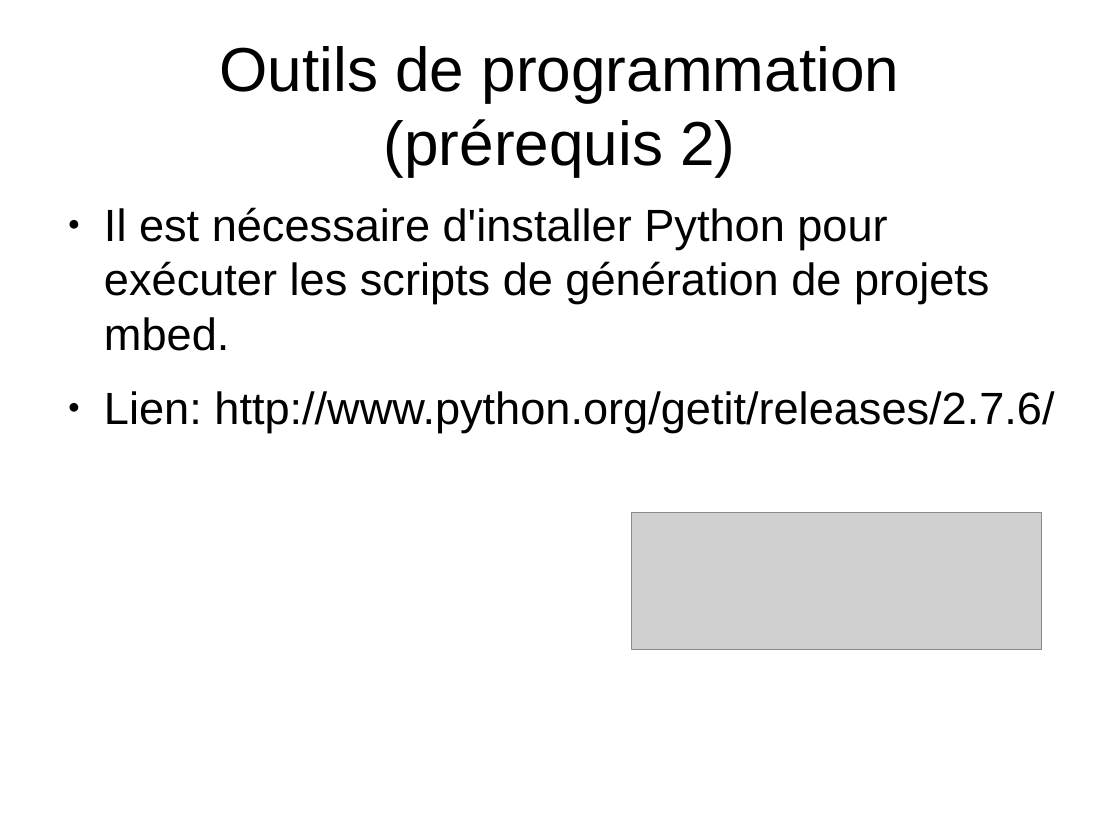
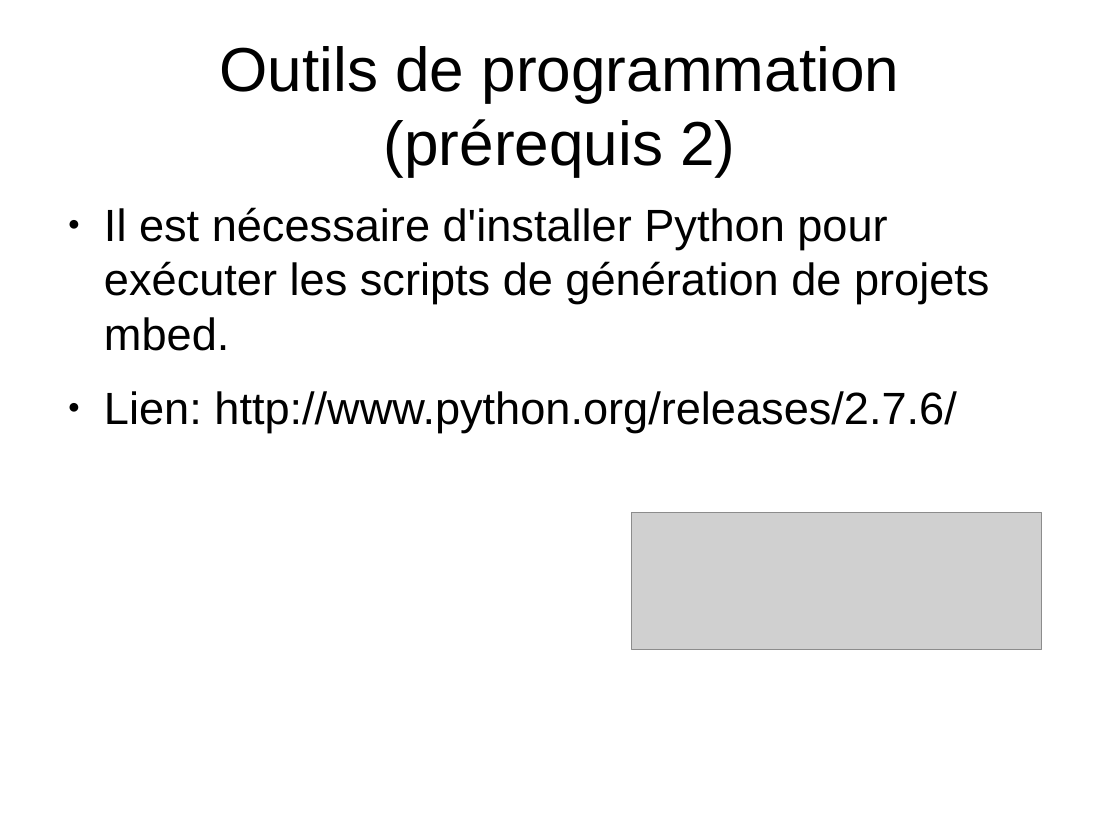
Before and after one commit to LabAixBidouille/EmbeddedTeam, a slide deck: slide 6 of how-to/how-to contribute to mbed.odp (slide 7 before the commit). Drawn at 1120x840 pixels with LibreOffice and Linux fonts; fonts in the diff are those of the drawing; grey boxes stand for pictures. Boxes give left, top, right and bottom in pixels: in the first picture for what was removed or moved away, otherwise in the second. Text is boxed around its words. In the diff, an @@ line names an element or a change of style, - is before the commit and + after.

```diff
--- a/how-to/how-to contribute to mbed.odp
+++ b/how-to/how-to contribute to mbed.odp
@@ text at bbox=[104, 391, 956, 432]: text changed @@
-● Lien: http://www.python.org/getit/releases/2.7.6/
+● Lien: http://www.python.org/releases/2.7.6/
```
Also in this commit, not shown: 5 other slides changed, 2 slides added.
